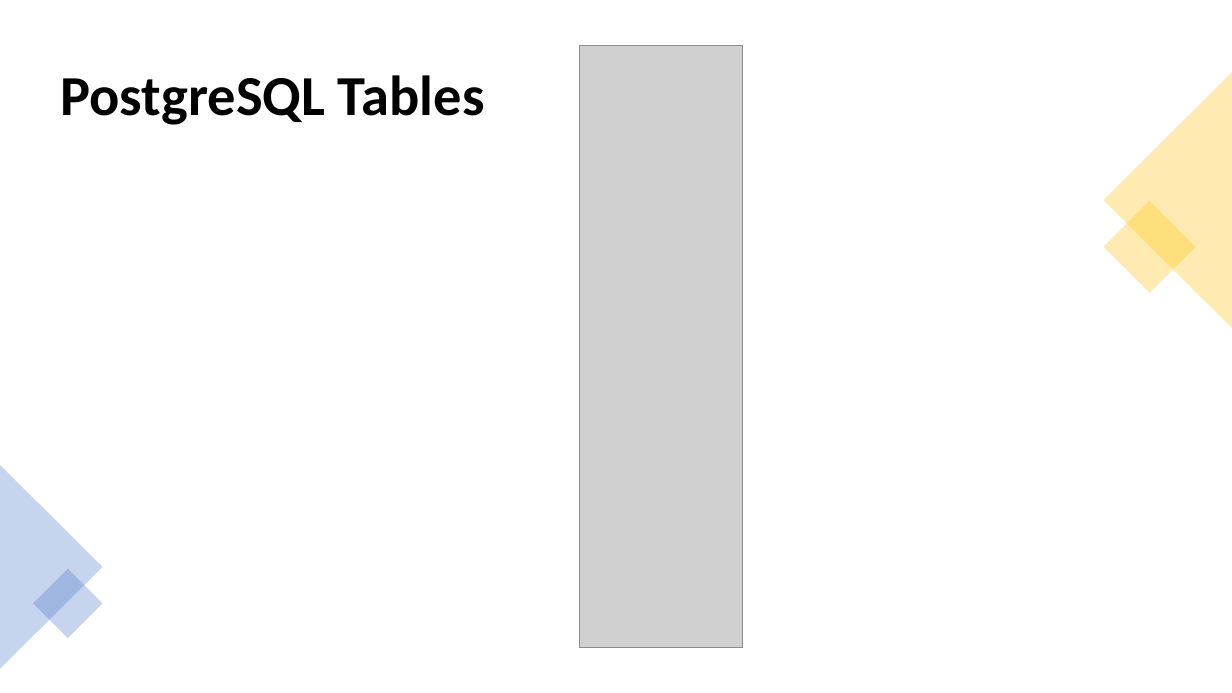
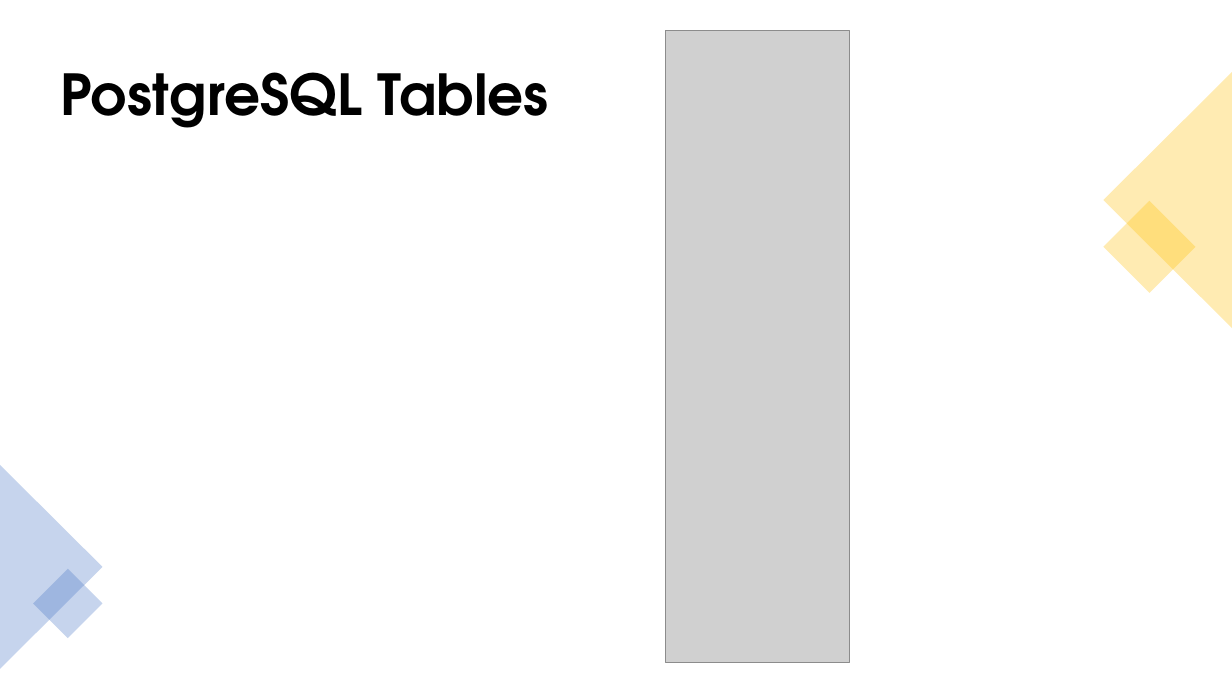
Before and after one commit to V-Villagomez/ETL-Stock-Trends, a slide deck: slide 7 of diagrams/Stock Trends ETL Process.pptx. Drawn at 1232x693 pixels with LibreOffice and Linux fonts; fonts in the diff are those of the drawing; grey boxes stand for pictures. Boxes give left, top, right and bottom in pixels: in the first picture for what was removed or moved away, otherwise in the second. Text is boxed around its words. In the diff, an @@ line names an element or a change of style, - is before the commit and + after.

```diff
--- a/diagrams/Stock Trends ETL Process.pptx
+++ b/diagrams/Stock Trends ETL Process.pptx
@@ text "PostgreSQL Tables" at bbox=[60, 72, 549, 128]: font Calibri to TeX Gyre Adventor @@
@@ picture: place and size @@
-picture at bbox=[579, 45, 743, 648]
+picture at bbox=[666, 30, 850, 662]
```
Also in this commit, not shown: 2 other slides changed, 1 other file.
